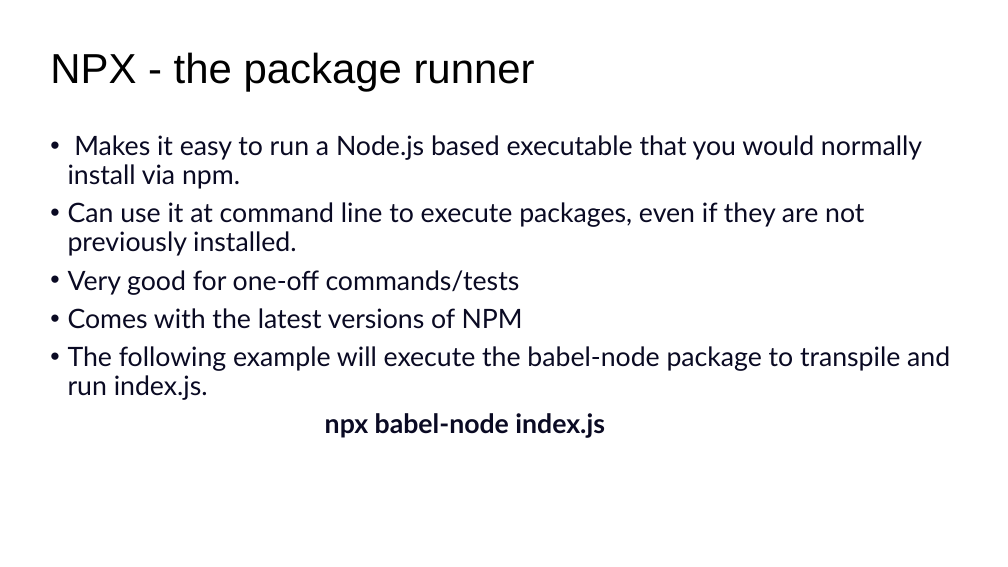
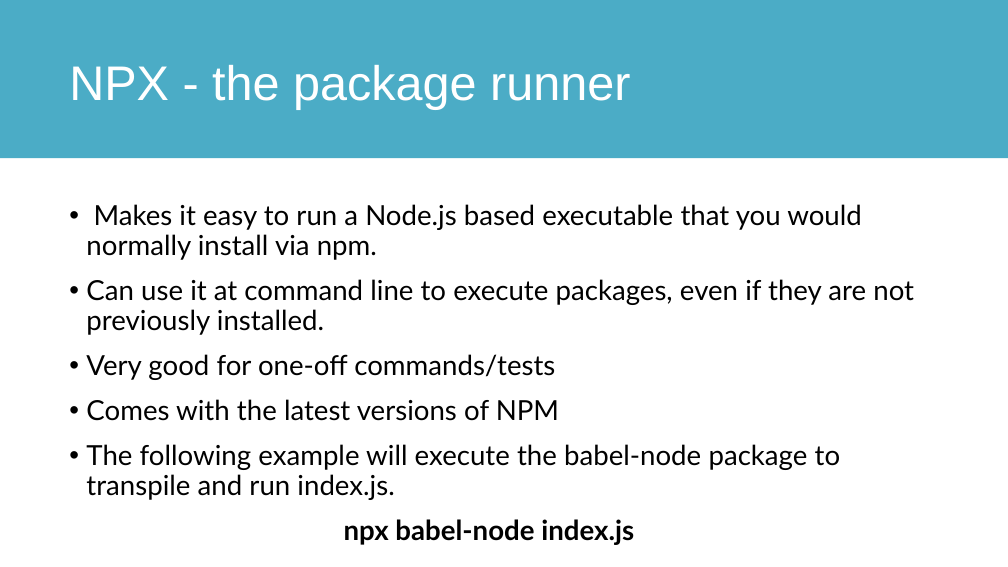
Before and after one commit to diarmuidoconnor/ict-2021, a slide deck: slide 6 of topic09/talk-1/node-2020.pptx. Drawn at 1008x567 pixels with LibreOffice and Linux fonts; fonts in the diff are those of the drawing. Boxes give left, top, right and bottom in pixels: in the first picture for what was removed or moved away, otherwise in the second. Text is boxed around its words. In the diff, an @@ line names an element or a change of style, - is before the commit and + after.

```diff
--- a/topic09/talk-1/node-2020.pptx
+++ b/topic09/talk-1/node-2020.pptx
@@ rectangle added at (x1=0, y1=0, x2=1008, y2=158), fill #4BACC6 @@
@@ title "NPX - the package runner" moved from (x1=50, y1=52, x2=535, y2=92) to (x1=69, y1=65, x2=630, y2=110) @@
@@ title "NPX - the package runner" at (x1=69, y1=65, x2=630, y2=110): size 44 to 51 pt, text colour #000000 to #FFFFFF @@
@@ text "Makes it easy to run ..." moved from (x1=68, y1=135, x2=950, y2=438) to (x1=86, y1=204, x2=914, y2=500) @@
@@ text "Makes it easy to run ..." at (x1=86, y1=204, x2=914, y2=500): size 28 to 29 pt, text colour #0A0A23 to #000000; more space between paragraphs @@
```
Also in this commit, not shown: 6 other slides changed, 9 other files.
